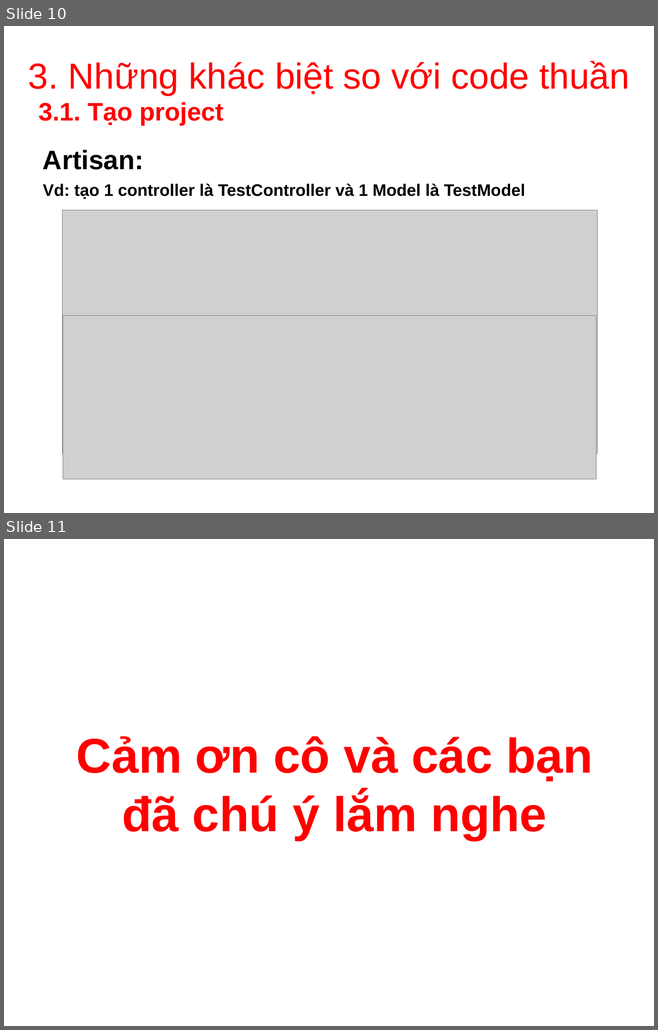
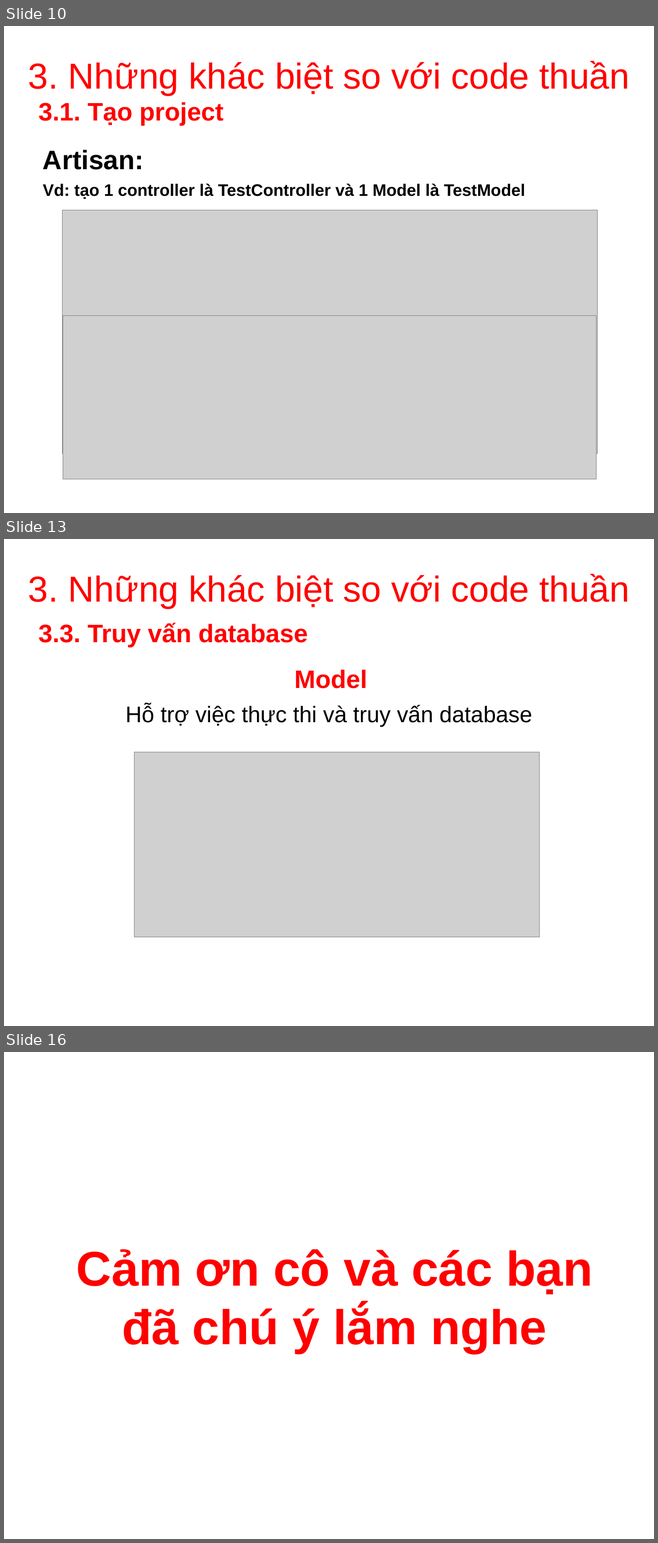
Before and after one commit to buckblack/CNPM_Nhom4_ca1, a slide deck: cnpm_laravel.ppt. Shown one above the other, each under a label of ours: slides 10 and 11 before the commit, slides 10, 13 and 16 after it; the slides between them are not shown. The pictures are 658x1030 and 658x1543 pixels, drawn with LibreOffice and Linux fonts; fonts in the diff are those of the drawing; grey boxes stand for pictures; background and template pictures are left out. Boxes give left, top, right and bottom in pixels: in the first picture for what was removed or moved away, otherwise in the second. Text is boxed around its words. In the diff, an @@ line names an element or a change of style, - is before the commit and + after.

```diff
--- a/cnpm_laravel.ppt
+++ b/cnpm_laravel.ppt
@@ slide 13 added at box(4, 539, 654, 1026), background picture (left out) @@
@@ title added at box(28, 574, 630, 608), 40 pt, text #FF0000 @@
+3. Những khác biệt so với code thuần
@@ text added at box(38, 623, 308, 647), 28 pt, text #FF0000, bold @@
+3.3. Truy vấn database
@@ text added at box(294, 669, 367, 689), 28 pt, text #FF0000, bold @@
+Model
@@ text added at box(125, 705, 532, 727), 25 pt, text #000000 @@
+Hỗ trợ việc thực thi và truy vấn database
@@ picture added at box(134, 752, 539, 937) @@
@@ what was slide 11 is now slide 16 @@
```
Also in this commit, not shown: 4 other slides added.
